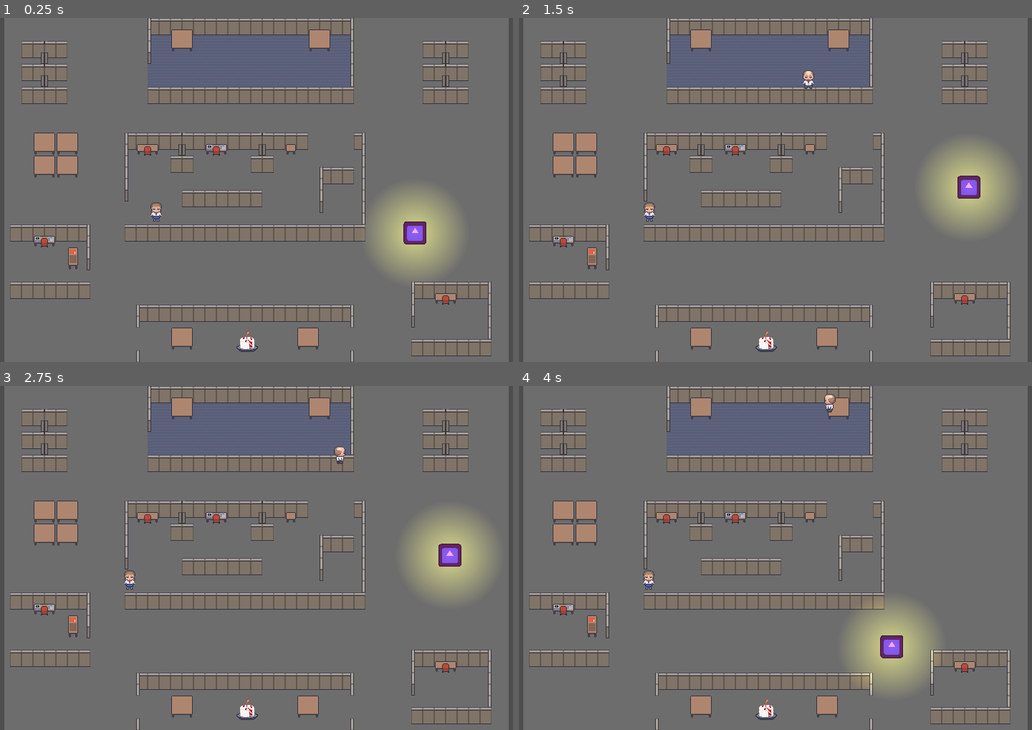
Above: before the commit, frames 1-4 (two rows, left to right).
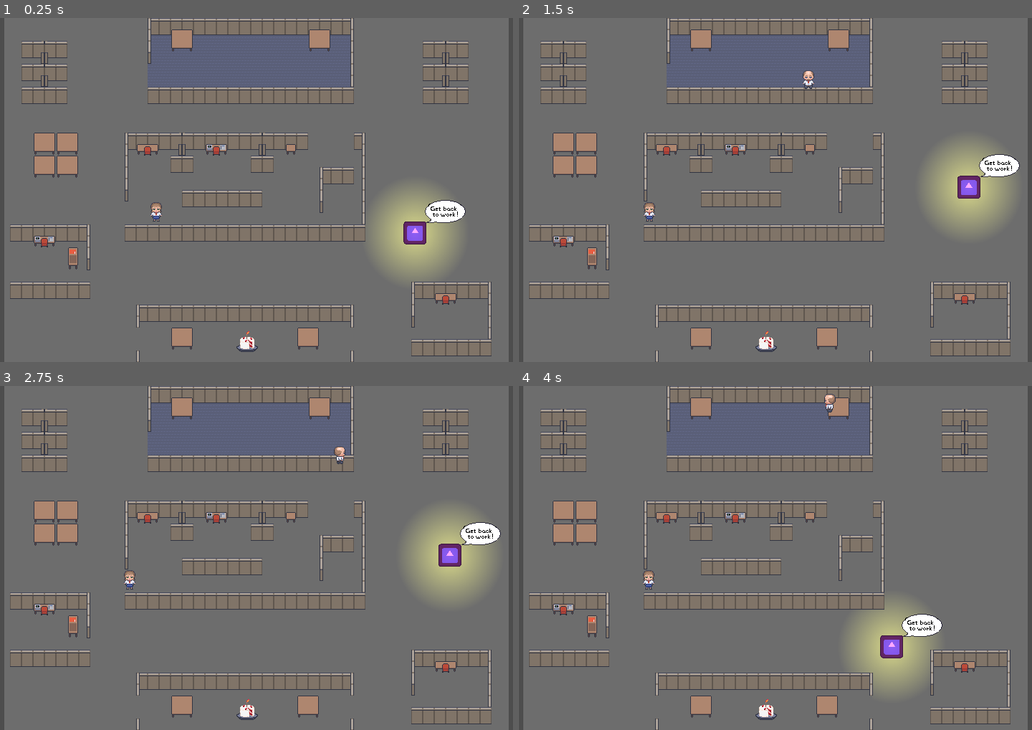
Above: after the commit, the same moments.

Repository: ChrisFlanTheMan/Busy-Work
Game: Godot game, scene res://BasicLevel.tscn
Same seed, same stepped clock (60 frames per second), same inputs: the game is played once before the commit and once after it. The engine's default icon, where the game draws it, is replaced by a stand-in: a white triangle on a blue panel in a dark square.
Inputs:
- Up to frame 1 (0.25 s): no input
- Up to frame 2 (1.5 s): tap Enter at 0.5, 0.6, 1.35 s; hold D 0.53-1.28 s; hold S from 1.28 s (still down)
- Up to frame 3 (2.75 s): tap Space at 2 s; release S at 2.03 s; hold D from 2.03 s (still down); tap Enter at 2.1 s
- Up to frame 4 (4 s): release D at 2.78 s; hold W 2.78-3.53 s; tap Enter at 2.85, 3.6 s; hold A from 3.53 s (still down)

The runs differ from the first frame. In frame 1, 0.4% of the frame differs, in the area x 82-91%, y 52-60%; in frame 2, 0.4%; in frame 3, 0.4%; in frame 4, 0.6%, in the area x 65-83%, y 63-89%.

Commit message:
add boss speech sprite

Diff:
--- a/enemy.tscn
+++ b/enemy.tscn
@@ -1,8 +1,9 @@
-[gd_scene load_steps=6 format=3 uid="uid://dtll4y64nibr6"]
+[gd_scene load_steps=7 format=3 uid="uid://dtll4y64nibr6"]
 
 [ext_resource type="Texture2D" uid="uid://cioa4k5ruxny7" path="res://icon.svg" id="1_qqw0f"]
 [ext_resource type="Script" path="res://enemy.gd" id="1_ylmut"]
 [ext_resource type="Texture2D" uid="uid://cqorl5yqcu5wm" path="res://light.png" id="3_xgmvl"]
+[ext_resource type="Texture2D" uid="uid://ba1l82fh3wwp6" path="res://assets/backtowork.png" id="4_1pvip"]
 
 [sub_resource type="RectangleShape2D" id="RectangleShape2D_7bwnp"]
 size = Vector2(32, 32)
@@ -26,23 +27,17 @@
 [node name="CollisionShape2D" type="CollisionShape2D" parent="Area2D"]
 shape = SubResource("CircleShape2D_t3ec2")
 
-[node name="PointLight2D-Layer1" type="PointLight2D" parent="Area2D"]
+[node name="PointLight2D" type="PointLight2D" parent="Area2D"]
 y_sort_enabled = true
 position = Vector2(0, -1.0842e-19)
-scale = Vector2(0.3, 0.3)
+scale = Vector2(0.296875, 0.3125)
 color = Color(1, 1, 0.270588, 1)
 shadow_enabled = true
 texture = ExtResource("3_xgmvl")
 
-[node name="PointLight2D-Layer2" type="PointLight2D" parent="Area2D"]
-y_sort_enabled = true
-position = Vector2(0, -1.42301e-19)
-scale = Vector2(0.3, 0.3)
-color = Color(1, 1, 0.270588, 1)
-range_item_cull_mask = 2
-shadow_enabled = true
-shadow_item_cull_mask = 2
-texture = ExtResource("3_xgmvl")
+[node name="speechbubble" type="Sprite2D" parent="Area2D"]
+position = Vector2(39, -30)
+texture = ExtResource("4_1pvip")
 
 [node name="NavigationAgent2D" type="NavigationAgent2D" parent="."]
 
Binary file added: assets/backtowork.png
